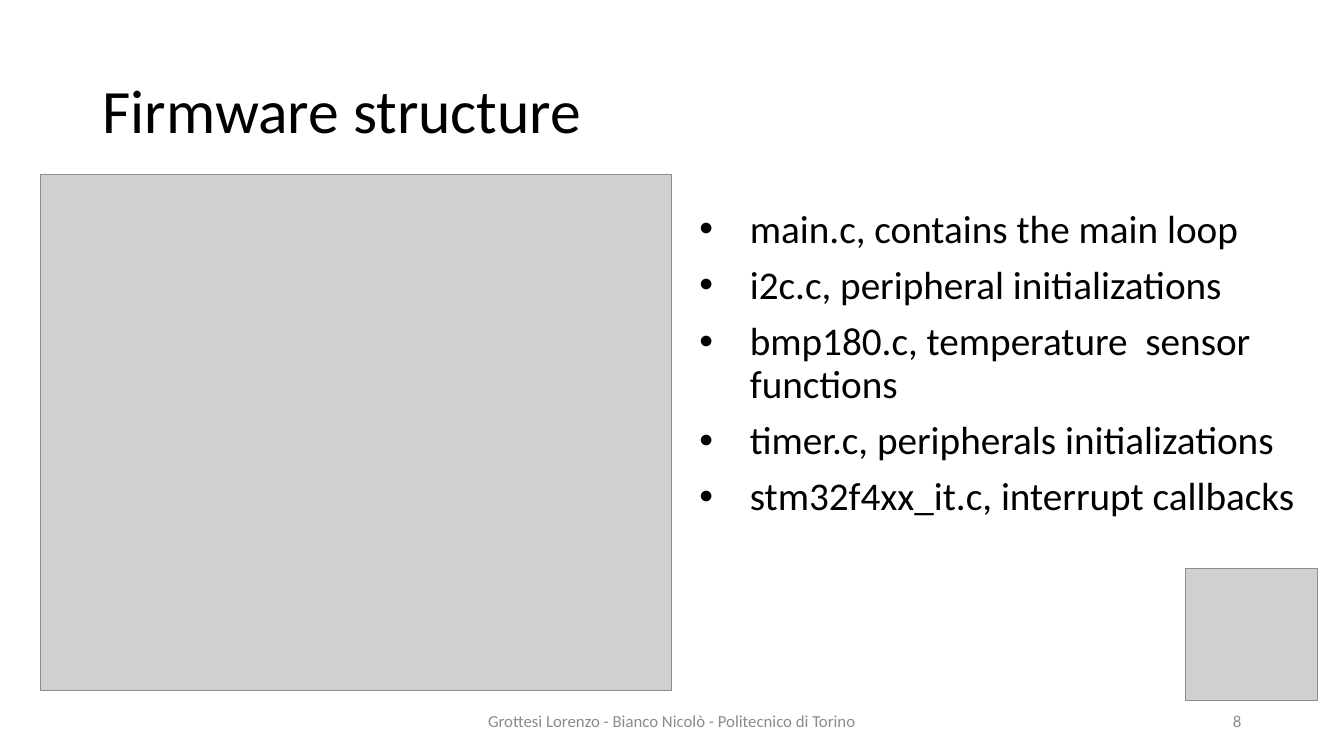
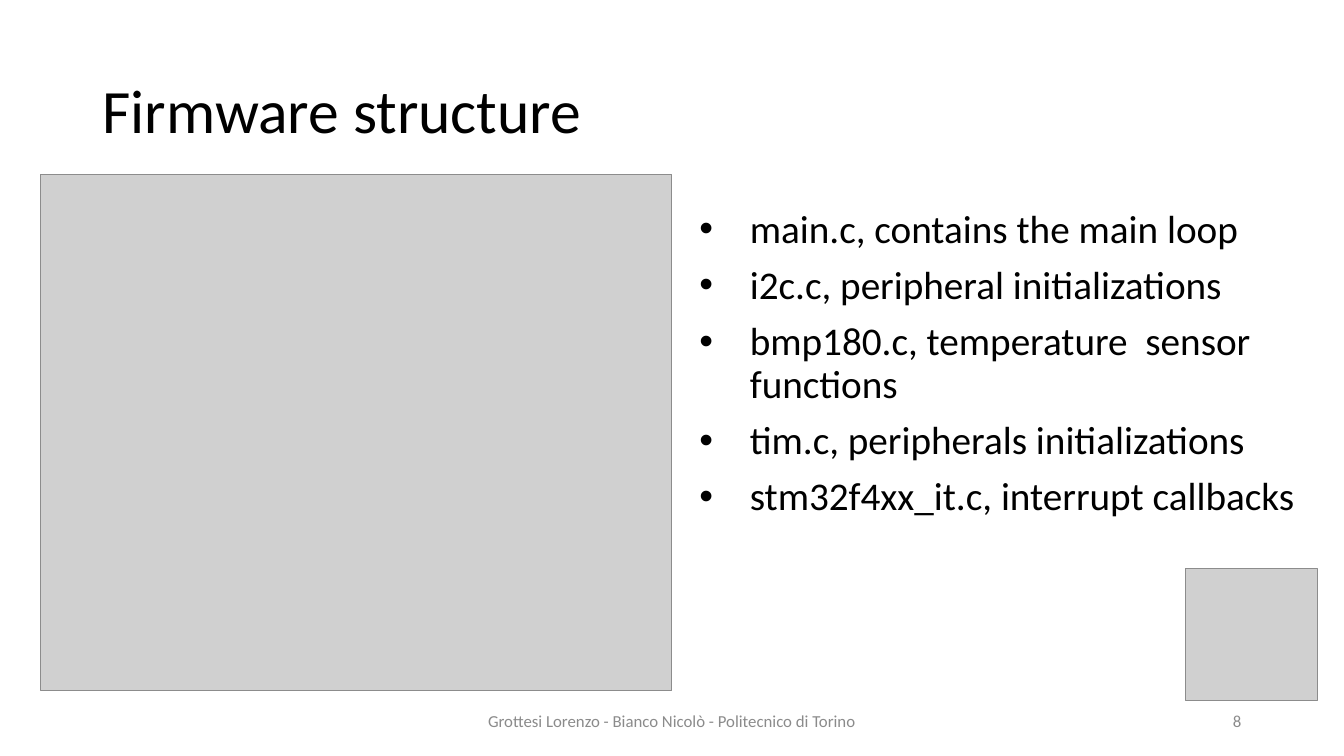
Before and after one commit to lollogrottesi/Soc_project, a slide deck: slide 8 of PIO.pptx. Drawn at 1344x756 pixels with LibreOffice and Linux fonts; fonts in the diff are those of the drawing; grey boxes stand for pictures. Boxes give left, top, right and bottom in pixels: in the first picture for what was removed or moved away, otherwise in the second. Text is boxed around its words. In the diff, an @@ line names an element or a change of style, - is before the commit and + after.

Commit message:
presentation update

```diff
--- a/PIO.pptx
+++ b/PIO.pptx
@@ text at [750, 426, 1245, 461]: text changed @@
-• timer.c, peripherals initializations
+• tim.c, peripherals initializations
```
Also in this commit, not shown: 1 other file.
